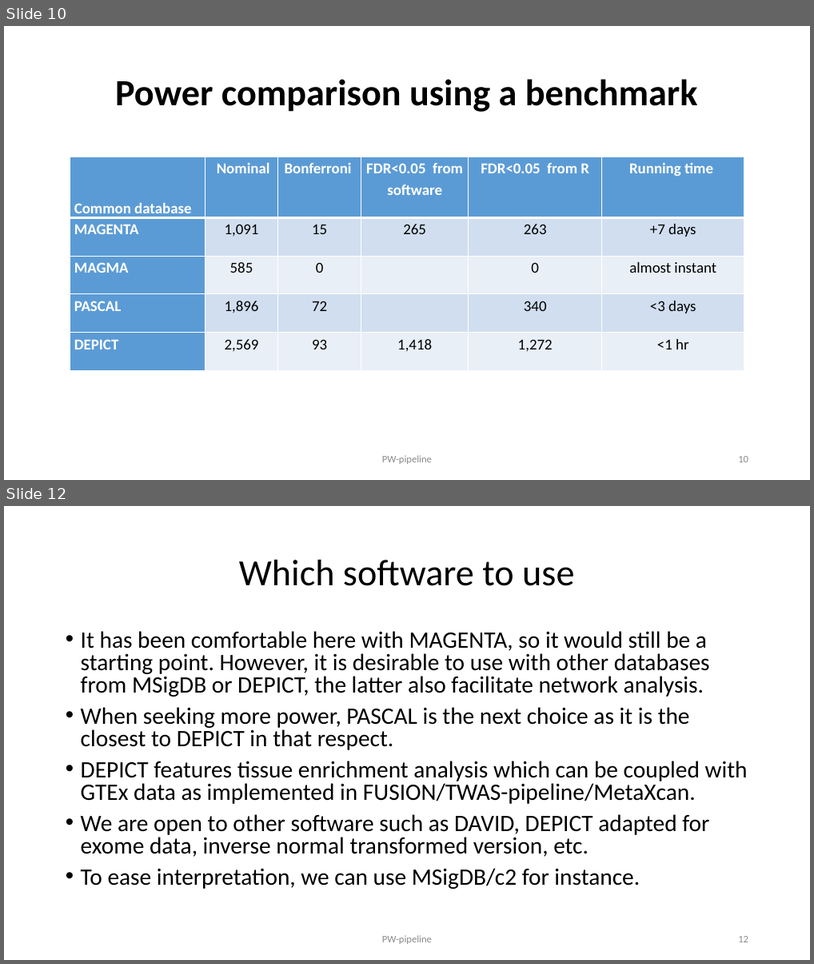
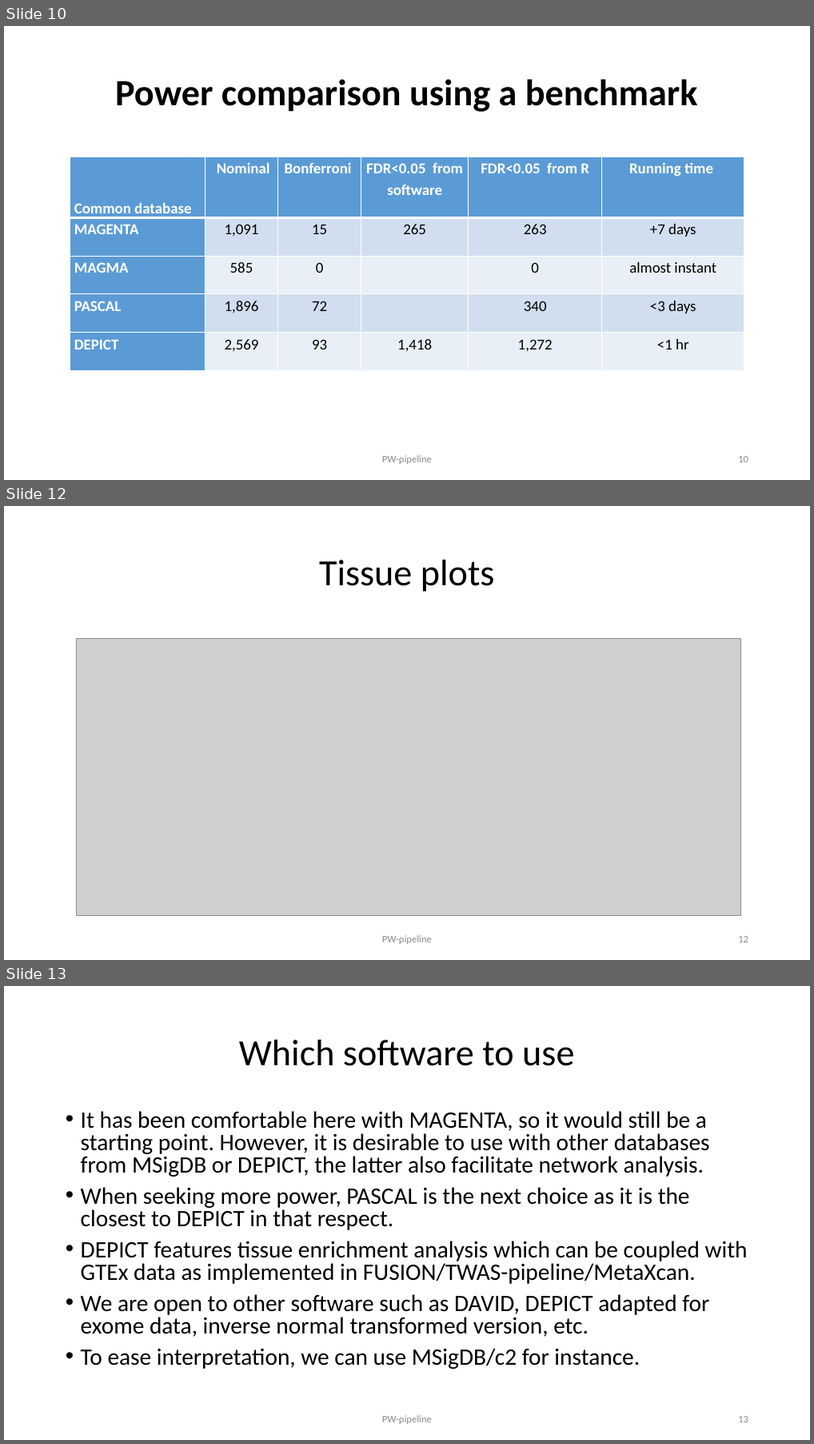
Before and after one commit to jinghuazhao/PW-pipeline, a slide deck: README.pptx. Shown one above the other, each under a label of ours: slides 10 and 12 before the commit, slides 10, 12 and 13 after it; the slides between them are not shown. The pictures are 814x964 and 814x1444 pixels, drawn with LibreOffice and Linux fonts; fonts in the diff are those of the drawing; grey boxes stand for pictures. Boxes give left, top, right and bottom in pixels: in the first picture for what was removed or moved away, otherwise in the second. Text is boxed around its words. In the diff, an @@ line names an element or a change of style, - is before the commit and + after.

```diff
--- a/README.pptx
+++ b/README.pptx
@@ slide 12 added at [4, 506, 810, 960], background #FFFFFF @@
@@ title added at [319, 560, 495, 592], 44 pt, text #000000 @@
+Tissue plots
@@ picture added at [76, 638, 742, 915] @@
@@ text added at [382, 935, 432, 944], 12 pt, text #8C8C8C @@
+PW-pipeline
@@ page number added at [738, 936, 749, 942], 12 pt, text #8C8C8C @@
+12
@@ what was slide 12 is now slide 13 @@
```
Also in this commit, not shown: 1 slide changed.
